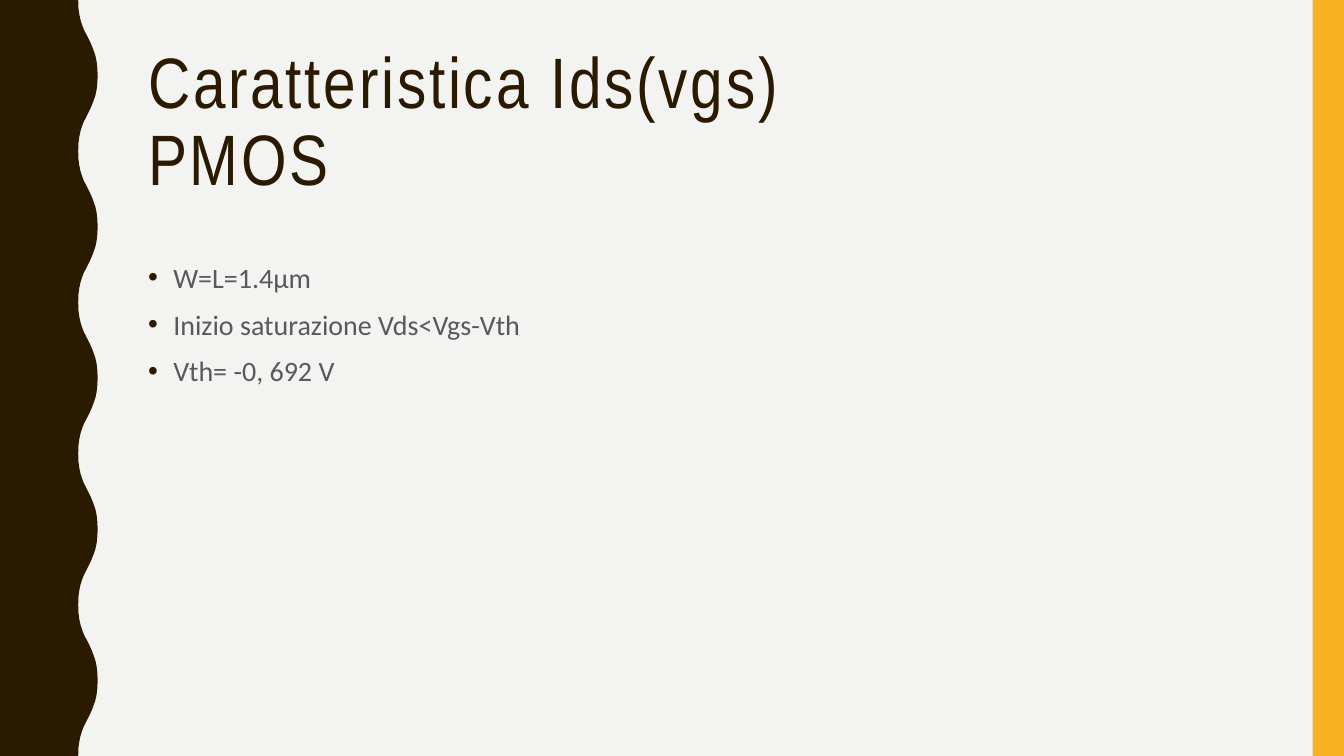
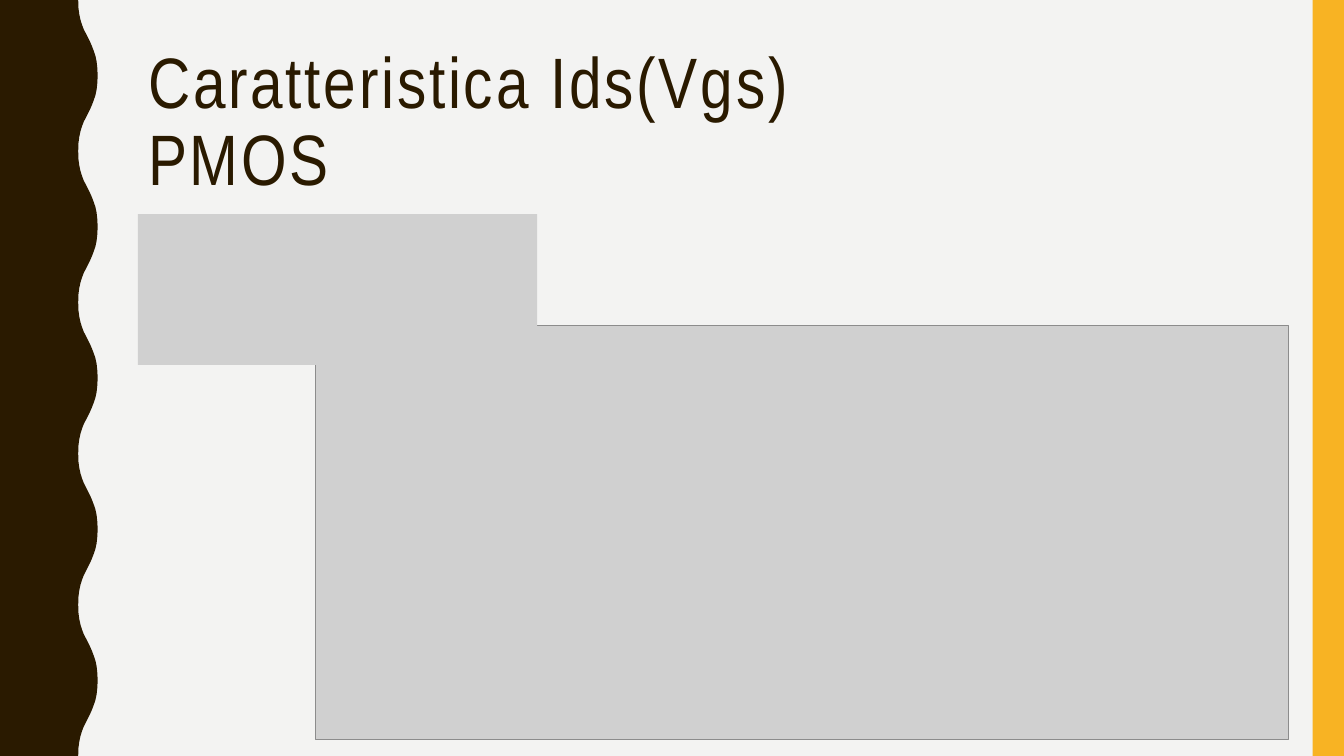
Before and after one commit to alessio-capello/MicroElectronics, a slide deck: slide 7 of MicroB/MicroBpresentazione.pptx. Drawn at 1344x756 pixels with LibreOffice and Linux fonts; fonts in the diff are those of the drawing; grey boxes stand for pictures. Boxes give left, top, right and bottom in pixels: in the first picture for what was removed or moved away, otherwise in the second. Text is boxed around its words. In the diff, an @@ line names an element or a change of style, - is before the commit and + after.

```diff
--- a/MicroB/MicroBpresentazione.pptx
+++ b/MicroB/MicroBpresentazione.pptx
@@ title at [148,56,787,186]: text changed @@
-Caratteristica Ids(vgs)
-PMOS
+Caratteristica Ids(Vgs)
+PMOS
@@ picture added at [138,214,537,365] @@
@@ text removed at [173,270,520,384] @@
-• W=L=1.4µm
-• Inizio saturazione Vds<Vgs-Vth
-• Vth= -0, 692 V
@@ picture added at [316,326,1289,740] @@
```
Also in this commit, not shown: 16 other slides changed, 8 slides added, 43 other files.
